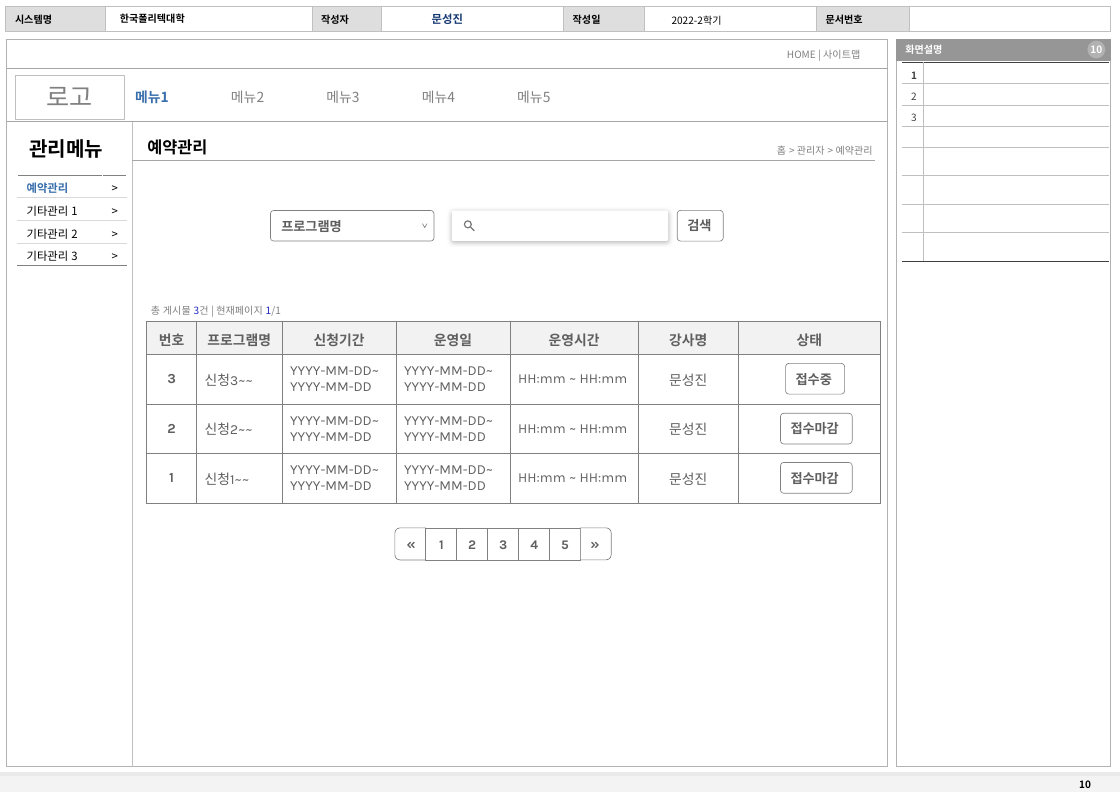
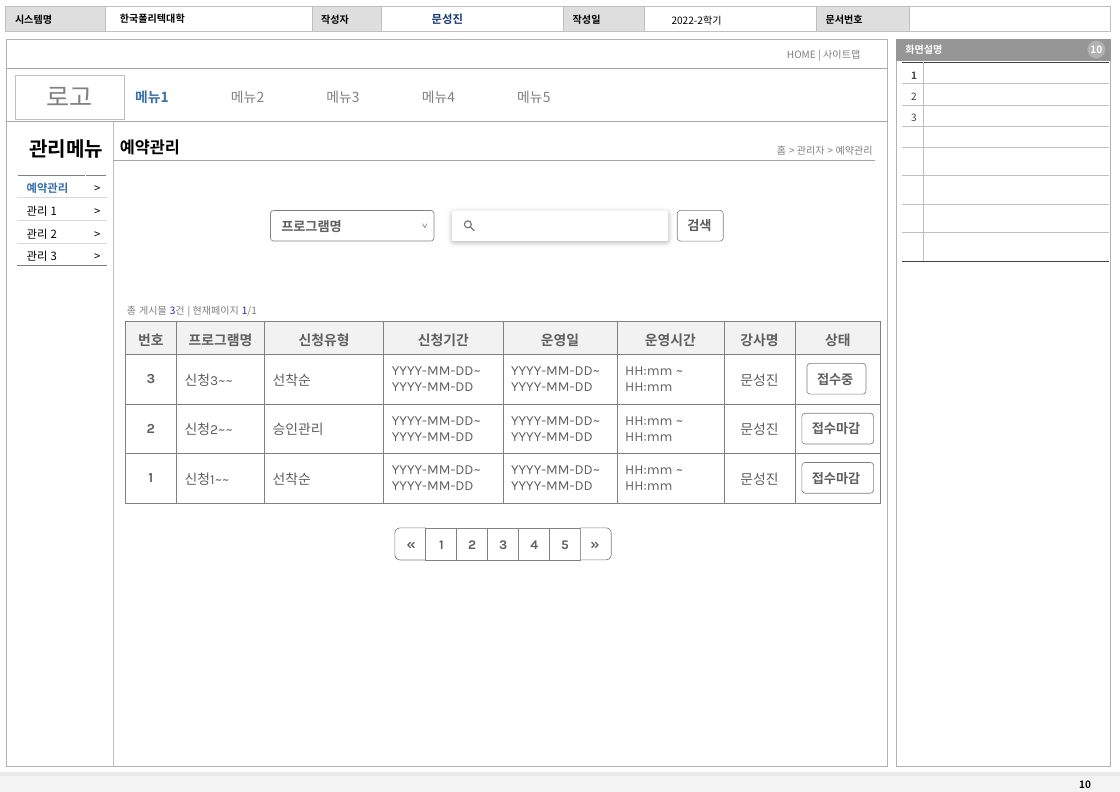
Before and after one commit to seongjinmoon/study2022, a slide deck: slide 10 of homepage2022/Document/강의/2학기/5주차/한국폴리텍 예약관리.pptx. Drawn at 1120x792 pixels with LibreOffice and Linux fonts; fonts in the diff are those of the drawing. Boxes give left, top, right and bottom in pixels: in the first picture for what was removed or moved away, otherwise in the second. Text is boxed around its words. In the diff, an @@ line names an element or a change of style, - is before the commit and + after.

```diff
--- a/homepage2022/Document/강의/2학기/5주차/한국폴리텍 예약관리.pptx
+++ b/homepage2022/Document/강의/2학기/5주차/한국폴리텍 예약관리.pptx
@@ text "예약관리" moved from (x1=147, y1=139, x2=207, y2=155) to (x1=120, y1=139, x2=180, y2=155) @@
@@ line moved from (132, 122) - (132, 766) to (113, 122) - (113, 766) @@
@@ table at (x1=17, y1=175, x2=106, y2=265) @@
-row 2, column 1: 기타관리 1
+row 2, column 1: 관리 1
-row 3, column 1: 기타관리 2
+row 3, column 1: 관리 2
-row 4, column 1: 기타관리 3
+row 4, column 1: 관리 3
@@ table resized from (x1=17, y1=175, x2=126, y2=265) to (x1=17, y1=175, x2=106, y2=265) @@
@@ line moved from (132, 161) - (874, 161) to (113, 161) - (874, 161) @@
@@ text "총 게시물 3건 | 현재페이지 ..." moved from (x1=151, y1=306, x2=281, y2=316) to (x1=127, y1=306, x2=257, y2=316) @@
@@ table at (x1=125, y1=321, x2=880, y2=502) @@
+column 3: 신청유형 | 선착순 | 승인관리 | 선착순
@@ table resized from (x1=147, y1=321, x2=879, y2=502) to (x1=125, y1=321, x2=880, y2=502) @@
@@ 3 rounded rectangles moved together from (x1=780, y1=363, x2=851, y2=493) to (x1=802, y1=363, x2=873, y2=493) @@
```
Also in this commit, not shown: 7 other slides changed.
